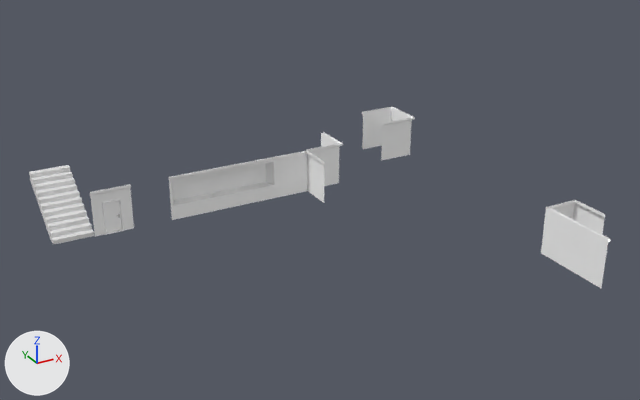
Two versions of the FBX model Assets/MyModels/Walls.fbx, one commit apart.
Rendered twice from a 50 mm lens placed at (-14.1, -50.1, 24.1), pointed at (9.5, -7.1, 2.6). The lights are fixed; the arrows at lower left show +X, +Y and +Z. Where no turn or scale is listed for an object, it has been applied to the vertices.

Names of what the first picture shows: 'Stairs', 'Wall', 'Wall.CornerInside', 'Wall.CornerInside.Double', 'Wall.CornerOutside', 'Wall.CornerOutside.Double', 'Wall.Door1', 'Wall_Extruded1.Center', 'Wall_Extruded1.Left', 'Wall_Extruded1.Right'.
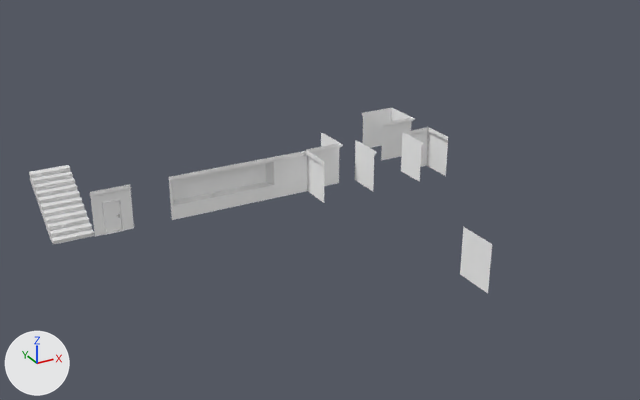
What differs and where, as boxes [x1, y1, x2, y2] in the pictures (640 x 400 px):
'Wall.CornerInside.Double', moved
    before: [541, 200, 605, 269]
    after: [401, 127, 448, 182]
'Wall', moved
    before: [569, 222, 611, 288]
    after: [355, 140, 377, 191]
'Wall.WithoutAddings', added
    after: [460, 227, 492, 293]

Patch to the scene script:
```diff
--- a/Assets/MyModels/Walls.fbx.py
+++ b/Assets/MyModels/Walls.fbx.py
@@ me_wall_withoutaddings @@
+me_wall_withoutaddings.from_pydata([(0.11, 0.0, 0.0), (0.11, 2.5, 0.0), (0.11, 2.5, 3.0), (0.11, 0.0, 3.0)], [], [(2, 3, 0, 1)])
+me_wall_withoutaddings.materials.append(mat_horrorshd_001)  # its picture is missing
@@ ob_wall @@
 ob_wall = bpy.data.objects.new('Wall', me_wall)
-ob_wall.location = (20.0, -20.0, 0.0)
+ob_wall.location = (16.19, -2.42, 0.0)
@@ ob_wall_cornerinside_double @@
 ob_wall_cornerinside_double = bpy.data.objects.new('Wall.CornerInside.Double', me_wall_cornerinside_double)
-ob_wall_cornerinside_double.location = (20.0, -15.0, 0.0)
+ob_wall_cornerinside_double.location = (20.0, -0.01, 0.0)
@@ ob_wall_withoutaddings @@
+ob_wall_withoutaddings = bpy.data.objects.new('Wall.WithoutAddings', me_wall_withoutaddings)
+ob_wall_withoutaddings.location = (14.19, -17.41, 0.0)
```
